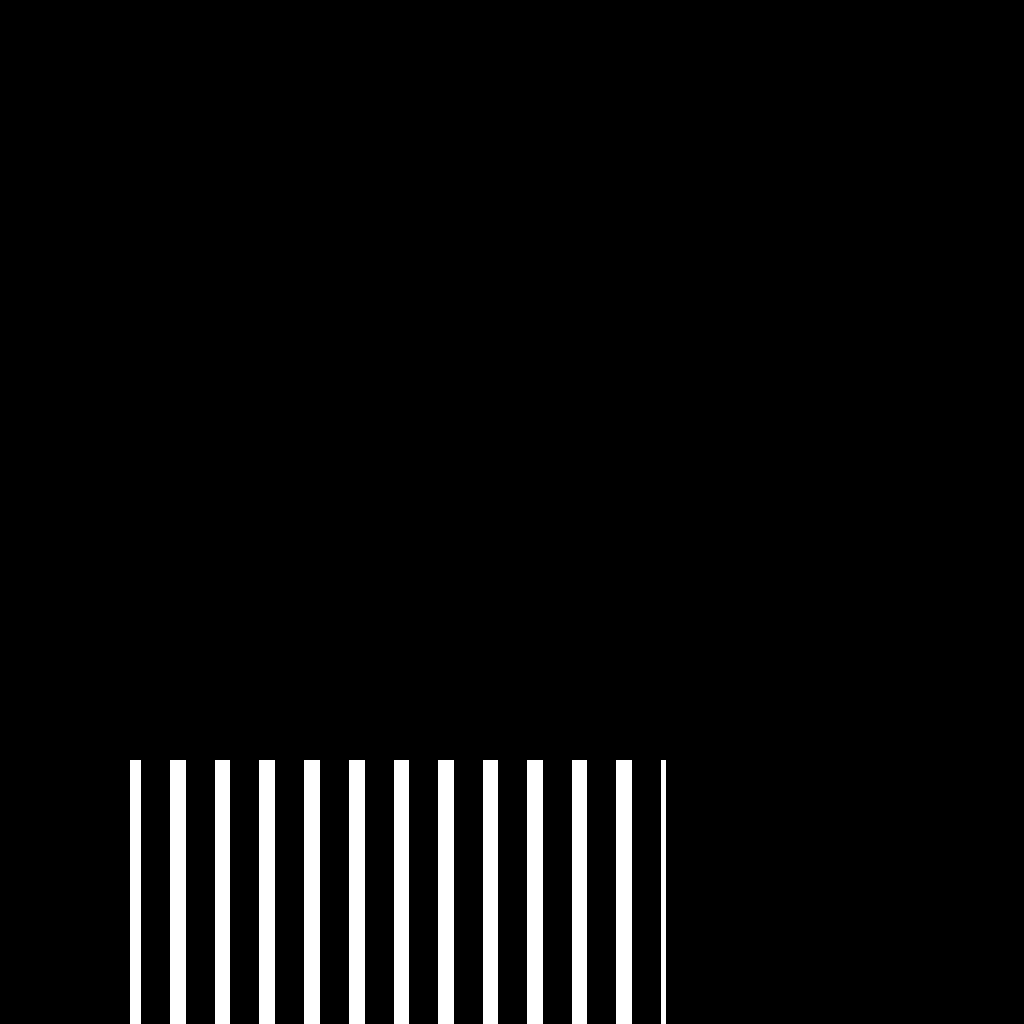
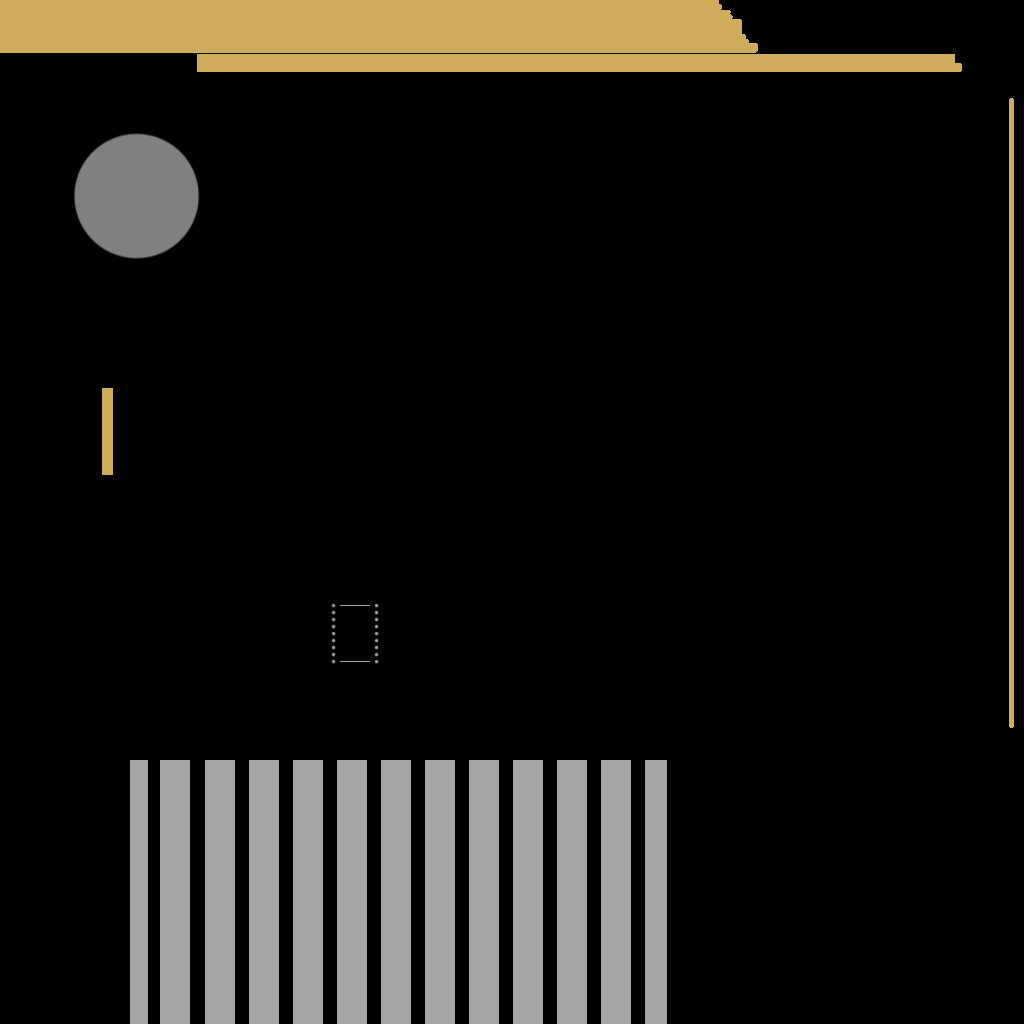
Layers edited between the first and the second 1024px x 1024px image:
removed layer "Layer 6" over [0,0,1014,1024]
added layer "Layer 11" above "Layer 16" over [0,0,1014,1024]
